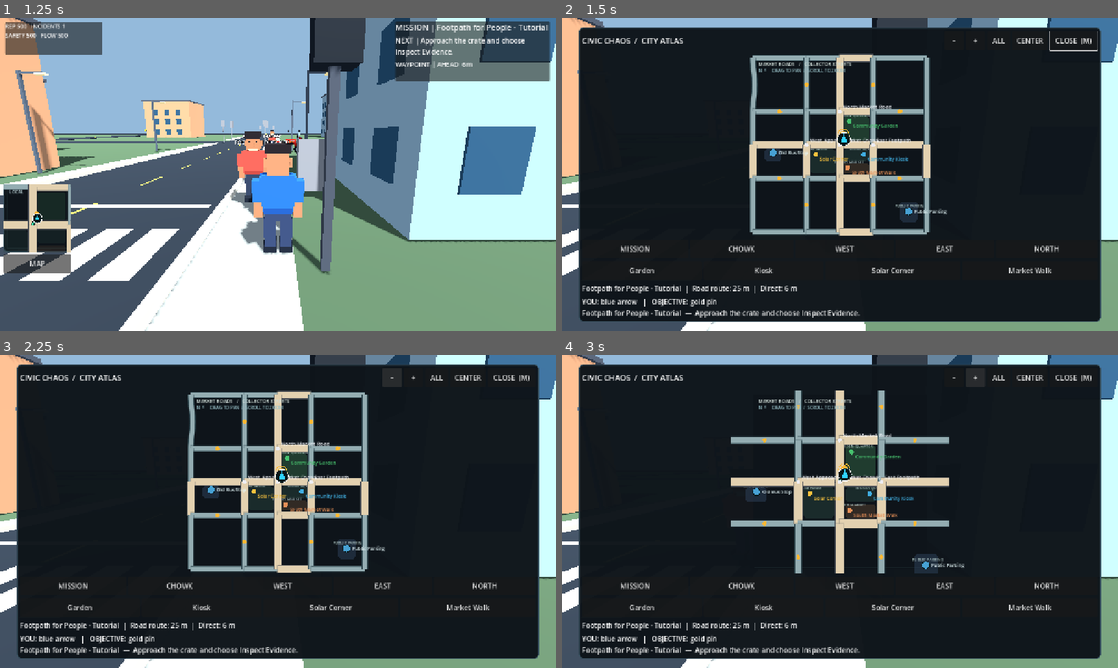
Above: before the commit, frames 1-4 (two rows, left to right).
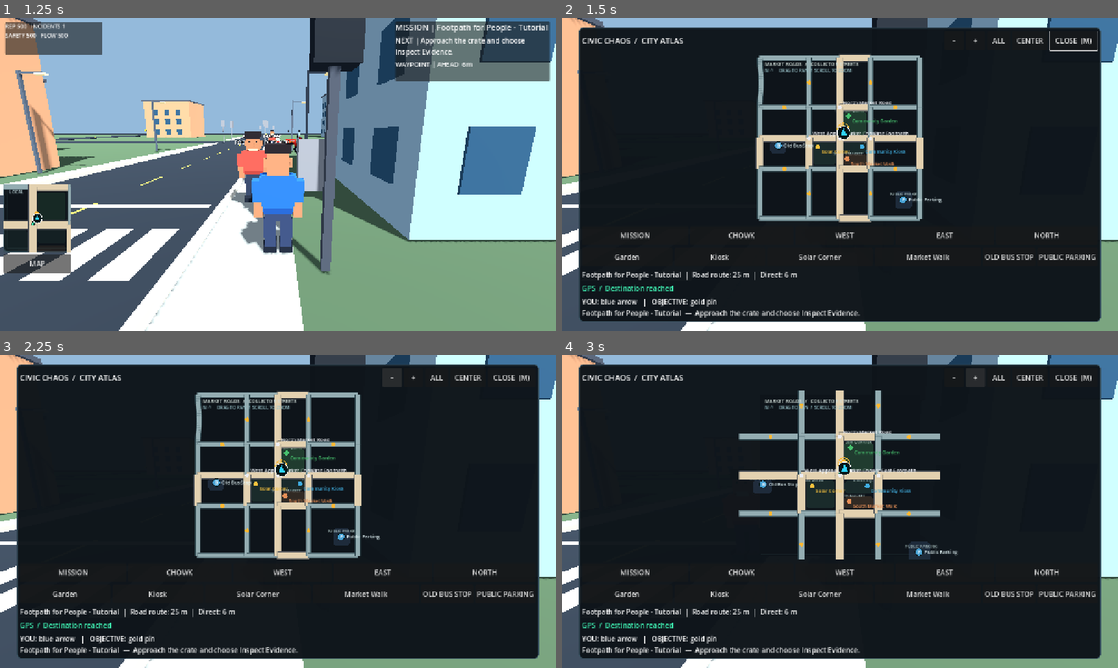
Above: after the commit, the same moments.

Repository: gauravprajapat-23/civic-chaos
Game: Godot game, scene res://scenes/core/menu.tscn
Two runs of this game, one before a commit and one after it. Both use one fixed random seed, a clock stepped at 60 frames per second and the inputs below.
Inputs:
- Up to frame 1 (1.25 s): click "START STORY" at 0.5 s
- Up to frame 2 (1.5 s): click "MAP" at 1.25 s
- Up to frame 3 (2.25 s): click "−" at 2 s
- Up to frame 4 (3 s): click "+" at 2.75 s

Frame 1 is identical in both runs. In frame 2, 11% of the frame differs, in the area x 3-96%, y 11-88%; in frame 3, 11%; in frame 4, 9.9%.

Commit message:
feat(MAP-002C): GPS guidance UI, service waypoint selection and typed map markers [skip ci]

Diff:
--- a/scripts/ui/civic_city_map.gd
+++ b/scripts/ui/civic_city_map.gd
@@ -14,6 +14,7 @@
 const MapRoutes = preload("res://scripts/ui/civic_map_routes.gd")
 const MapStyle = preload("res://scripts/ui/civic_map_visual_style.gd")
 const MapDistricts = preload("res://scripts/ui/civic_map_districts.gd")
+const NavGuide = preload("res://scripts/ui/civic_map_navigation_guide.gd")
 const LivingZones = preload("res://scripts/world/living_city_zones.gd")
 const EXTENT: float = RoadLayout.EXTENT_M
 const INSET: float = 16.0
@@ -44,6 +45,7 @@
 var selected_location: int = -1 # -1 means live mission waypoint
 var route_state: Dictionary = {}
 var navigation_label: Label
+var guidance_label: Label
 var location_buttons: Array[Button] = []
 ## Full-map camera is UI-only. Minimap and the original overview
 ## world_to_map() remain unchanged for old navigation contracts.
@@ -186,10 +188,25 @@
         option.size_flags_horizontal = Control.SIZE_EXPAND_FILL
         option.pressed.connect(_select_location.bind(LANDMARKS.size() + index))
         zone_selector.add_child(option)
+    for index in range(MapDistricts.SERVICES.size()):
+        var service: Dictionary = MapDistricts.SERVICES[index]
+        var button := Button.new()
+        button.name = "Navigate_" + str(service["id"])
+        button.text = str(service["title"]).to_upper()
+        button.tooltip_text = "Set GPS destination: " + str(service["title"])
+        button.custom_minimum_size = Vector2(90, 42)
+        button.pressed.connect(_select_location.bind(
+            LANDMARKS.size() + LivingZones.LOCATIONS.size() + index))
+        zone_selector.add_child(button)
     navigation_label = Label.new()
     navigation_label.name = "RouteDistance"
     navigation_label.autowrap_mode = TextServer.AUTOWRAP_WORD_SMART
     stack.add_child(navigation_label)
+    guidance_label = Label.new()
+    guidance_label.name = "GPSGuidance"
+    guidance_label.autowrap_mode = TextServer.AUTOWRAP_WORD_SMART
+    guidance_label.add_theme_color_override("font_color", MapStyle.ROUTE)
+    stack.add_child(guidance_label)
     mission_text = Label.new()
     mission_text.autowrap_mode = TextServer.AUTOWRAP_WORD_SMART
     mission_text.text = "Drag: pan  |  Wheel / +/- / pinch: zoom  |  CENTER: player  |  ALL: entire city"
@@ -392,6 +409,10 @@
     if zone_index >= 0 and zone_index < LivingZones.LOCATIONS.size():
         var zone: Dictionary = LivingZones.LOCATIONS[zone_index]
         return {"has_target": true, "target": zone["position"], "title": zone["title"]}
+    var service_index: int = zone_index - LivingZones.LOCATIONS.size()
+    if service_index >= 0 and service_index < MapDistricts.SERVICES.size():
+        var service: Dictionary = MapDistricts.SERVICES[service_index]
+        return {"has_target": true, "target": service["position"], "title": service["title"]}
     var target: Variant = mission_state.get("target", null)
     if bool(mission_state.get("has_target", false)) and target is Vector3:
         return {"has_target": true, "target": target, "title": str(mission_state.get("title", "Active mission"))}
@@ -411,6 +432,12 @@
                 int(roundf(float(route_state["direct_m"])))]
         else:
             navigation_label.text = "%s  |  Road route unavailable" % str(destination["title"])
+    if guidance_label != null:
+        var guide: Dictionary = NavGuide.guidance(route_state, player_position)
+        guidance_label.text = "GPS  /  %s" % str(guide["instruction"])
+        if bool(guide.get("available", false)) and str(guide.get("turn", "")) != "arrive":
+            guidance_label.text += "  /  %d m remaining" % int(roundf(
+                float(guide.get("remaining_m", 0.0))))
 
 func _redraw() -> void:
     if map_surface != null:
@@ -514,7 +541,8 @@
         var target: Vector2 = minimap_project(destination["target"], player_position, player_forward, area)
         target = Vector2(clampf(target.x, area.position.x + 5.0, area.end.x - 5.0),
             clampf(target.y, area.position.y + 5.0, area.end.y - 5.0))
-        map_surface.draw_circle(target, 5.0, TARGET)
+        map_surface.draw_circle(target, 5.0, NavGuide.marker_color(
+            "mission" if selected_location == -1 else "explore"))
     var center: Vector2 = area.get_center()
     map_surface.draw_circle(center, 11.0, MapStyle.ROUTE_HALO)
     map_surface.draw_colored_polygon(MapStyle.player_triangle(center, Vector2.UP, 8.0), PLAYER)
@@ -555,7 +583,10 @@
             continue
         var radius: float = 5.0 if small else 8.0
         canvas.draw_circle(spot, radius + 1.5, MapStyle.ROUTE_HALO)
-        canvas.draw_circle(spot, radius, Color(0.28, 0.63, 0.83))
+        canvas.draw_circle(spot, radius, NavGuide.marker_color("service"))
+        if not small:
+            canvas.draw_string(ThemeDB.fallback_font, spot + Vector2(-3, 4),
+                str(poi["symbol"]), HORIZONTAL_ALIGNMENT_LEFT, -1, 11, Color.WHITE)
         if not small:
             canvas.draw_string(ThemeDB.fallback_font,
                 spot + Vector2(radius + 4.0, 4.0), str(poi["title"]),
